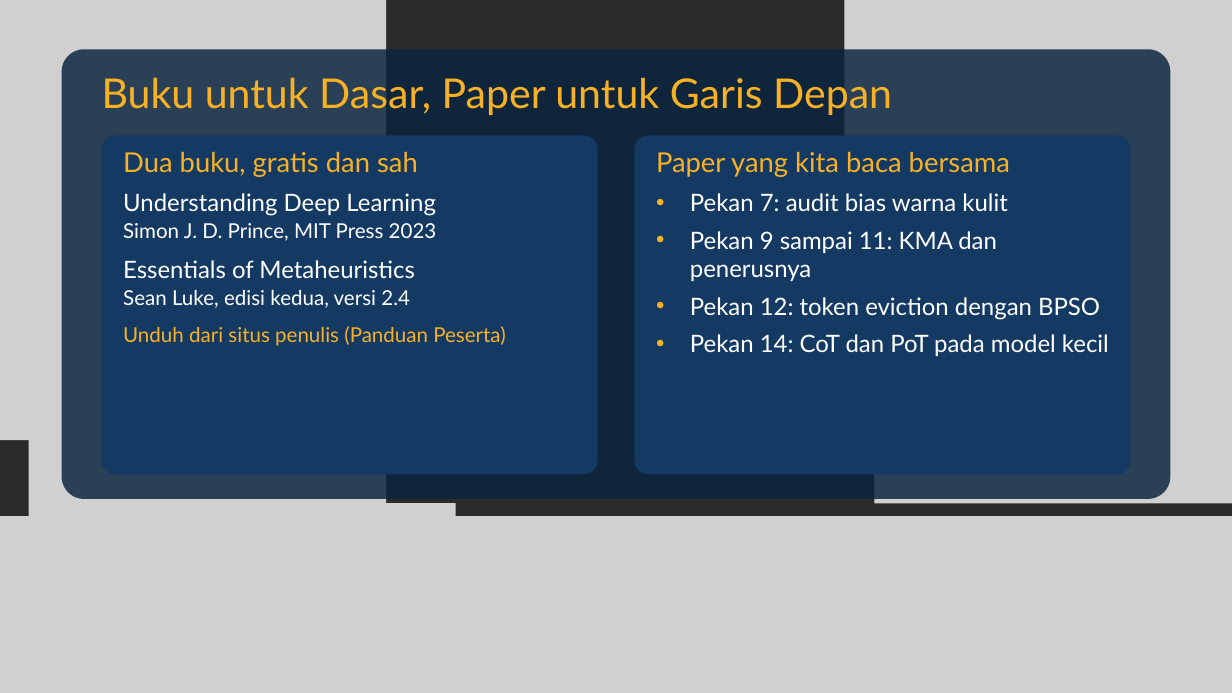
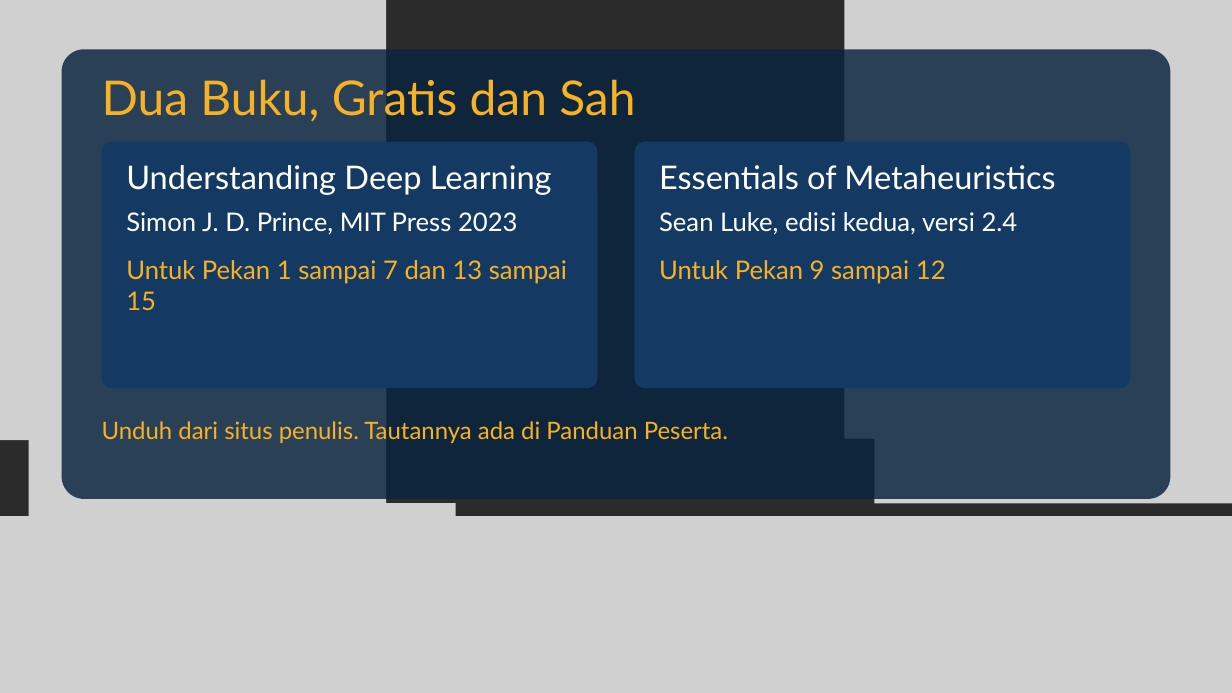
Before and after one commit to dafx7/COMPUTING-AI-ML-OPTIMIZATION, a slide deck: slide 15 of week0/slides/Pertemuan-0-Kickoff.pptx (slide 22 before the commit). Drawn at 1232x693 pixels with LibreOffice and Linux fonts; fonts in the diff are those of the drawing; grey boxes stand for pictures; background and template pictures are left out; a plain dark background stands for a picture behind light text. Boxes give left, top, right and bottom in pixels: in the first picture for what was removed or moved away, otherwise in the second. Text is boxed around its words. In the diff, an @@ line names an element or a change of style, - is before the commit and + after.

```diff
--- a/week0/slides/Pertemuan-0-Kickoff.pptx
+++ b/week0/slides/Pertemuan-0-Kickoff.pptx
@@ text at (102,79,635,122): text changed; size 48 to 56 pt @@
-Buku untuk Dasar, Paper untuk Garis Depan
+Dua Buku, Gratis dan Sah
@@ rounded rectangle: place and size @@
-rounded rectangle at (102,136,598,474)
+rounded rectangle at (102,142,598,388)
@@ rounded rectangle: place and size @@
-rounded rectangle at (634,136,1130,474)
+rounded rectangle at (634,142,1130,388)
@@ text at (123,152,418,177): paragraph removed @@
-Dua buku, gratis dan sah
@@ text at (126,165,552,235): size 28 to 38 pt in "Understanding Deep Learning"; size 24 to 30 pt in "Simon J. D. Prince, MIT Press 2023"; more space between paragraphs @@
@@ text "Understanding Deep Learning": place and size @@
-text "Understanding Deep Learning" at (123,152,506,346)
+text "Understanding Deep Learning" at (126,165,567,310)
@@ text at (659,165,1055,284): text changed; size 28 to 30 pt @@
-Paper yang kita baca bersama
-• Pekan 7: audit bias warna kulit
-• Pekan 9 sampai 11: KMA dan penerusnya
-• Pekan 12: token eviction dengan BPSO
-• Pekan 14: CoT dan PoT pada model kecil
+Essentials of Metaheuristics
+Sean Luke, edisi kedua, versi 2.4
+Untuk Pekan 9 sampai 12
@@ text at (126,260,567,310): text changed; size 24 to 30 pt; text colour #FFFFFF to #F7B125 @@
-Essentials of Metaheuristics
-Sean Luke, edisi kedua, versi 2.4
-Unduh dari situs penulis (Panduan Peserta)
+Untuk Pekan 1 sampai 7 dan 13 sampai 15
@@ text added at (102,421,728,443), 28 pt, text #F7B125 @@
+Unduh dari situs penulis. Tautannya ada di Panduan Peserta.
```
Also in this commit, not shown: 10 other slides changed, 14 slides added, 14 slides removed, 3 other files.
